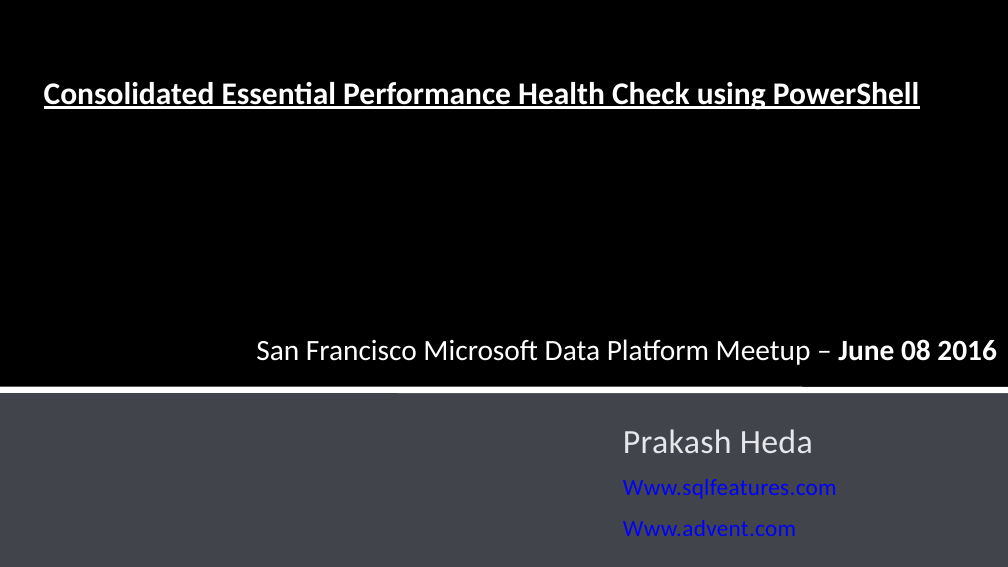
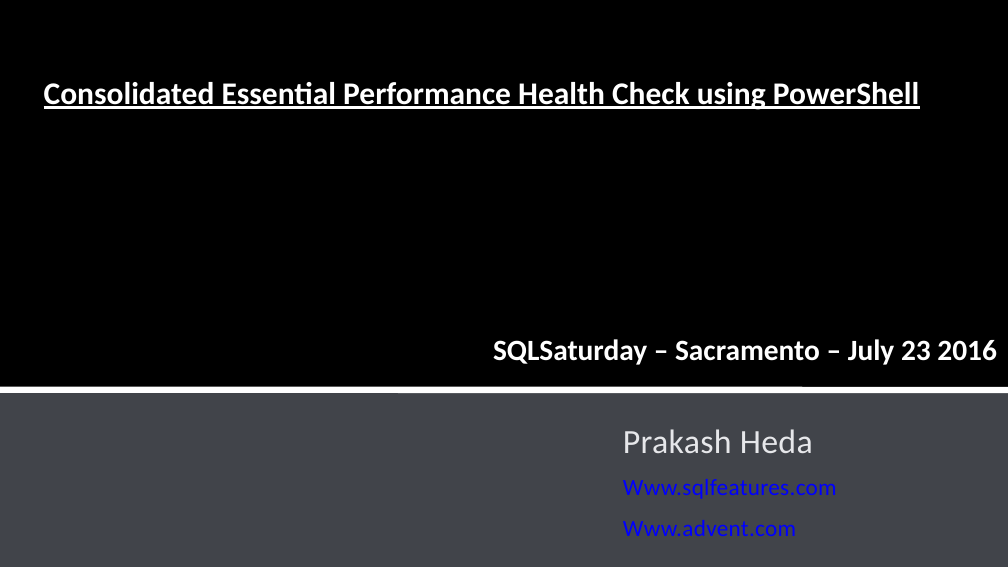
Before and after one commit to hedaprakash/SQLHealthCheck, a slide deck: slide 1 of Consolidated Essential Performance Health Check using PowerShell.pptx. Drawn at 1008x567 pixels with LibreOffice and Linux fonts; fonts in the diff are those of the drawing; background and template pictures are left out. Boxes give left, top, right and bottom in pixels: in the first picture for what was removed or moved away, otherwise in the second. Text is boxed around its words. In the diff, an @@ line names an element or a change of style, - is before the commit and + after.

Commit message:
v2.1

```diff
--- a/Consolidated Essential Performance Health Check using PowerShell.pptx
+++ b/Consolidated Essential Performance Health Check using PowerShell.pptx
@@ text at box(493, 339, 997, 365): text changed; bold on @@
-San Francisco Microsoft Data Platform Meetup – June 08 2016
+SQLSaturday – Sacramento – July 23 2016
```
Also in this commit, not shown: 11 other slides changed, 1 slide added.
